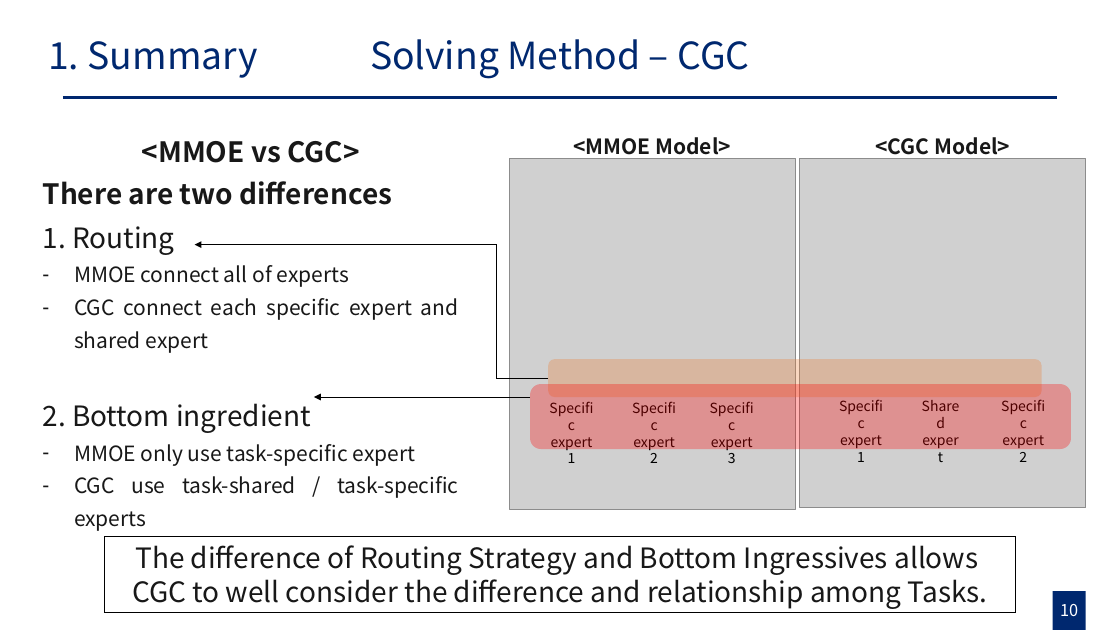
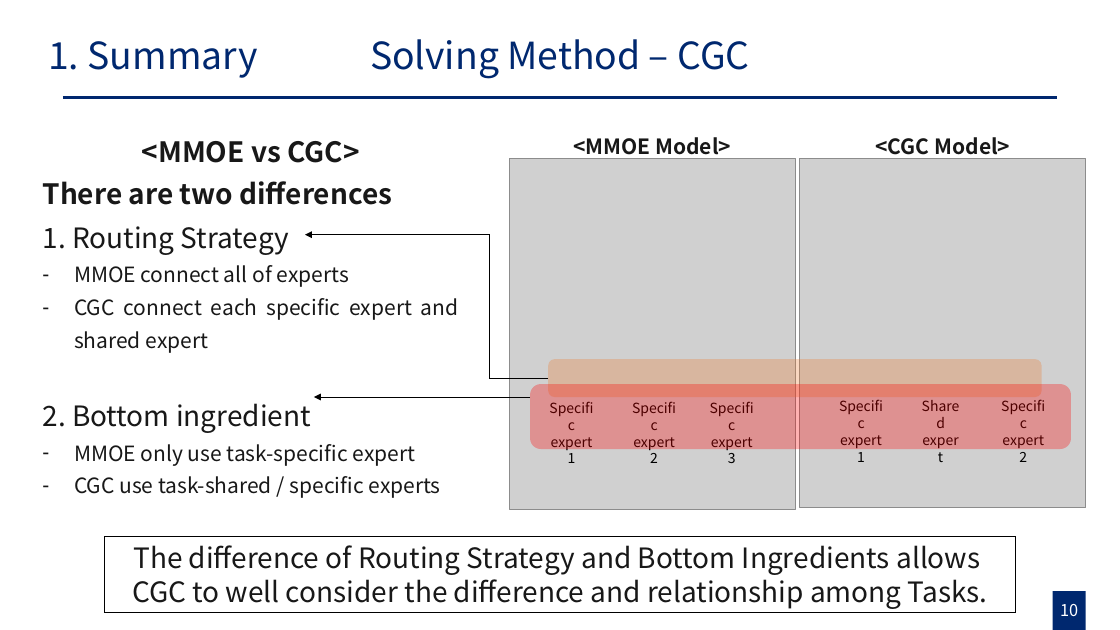
Before and after one commit to gusrn0505/TIL, a slide deck: slide 10 of [PPTPLUG]PP-151/Progressive Layered Extraction Review_20224314_강현구 .pptx. Drawn at 1120x630 pixels with LibreOffice and Linux fonts; fonts in the diff are those of the drawing; grey boxes stand for pictures. Boxes give left, top, right and bottom in pixels: in the first picture for what was removed or moved away, otherwise in the second. Text is boxed around its words. In the diff, an @@ line names an element or a change of style, - is before the commit and + after.

```diff
--- a/[PPTPLUG]PP-151/Progressive Layered Extraction Review_20224314_강현구 .pptx
+++ b/[PPTPLUG]PP-151/Progressive Layered Extraction Review_20224314_강현구 .pptx
@@ text at box(42, 226, 289, 255): text changed @@
-1. Routing
+1. Routing Strategy
@@ elbow arrow moved from (549, 378) - (195, 245) to (549, 378) - (305, 234) @@
@@ text at box(74, 476, 441, 498): text changed @@
-– CGC use task-shared / task-specific experts
+– CGC use task-shared / specific experts
@@ text in rectangle at box(132, 545, 988, 609): text changed @@
-The difference of Routing Strategy and Bottom Ingressives allows CGC to well consider the difference and relationship among Tasks.
+The difference of Routing Strategy and Bottom Ingredients allows CGC to well consider the difference and relationship among Tasks.
```
Also in this commit, not shown: 6 other slides changed, 1 other file.
